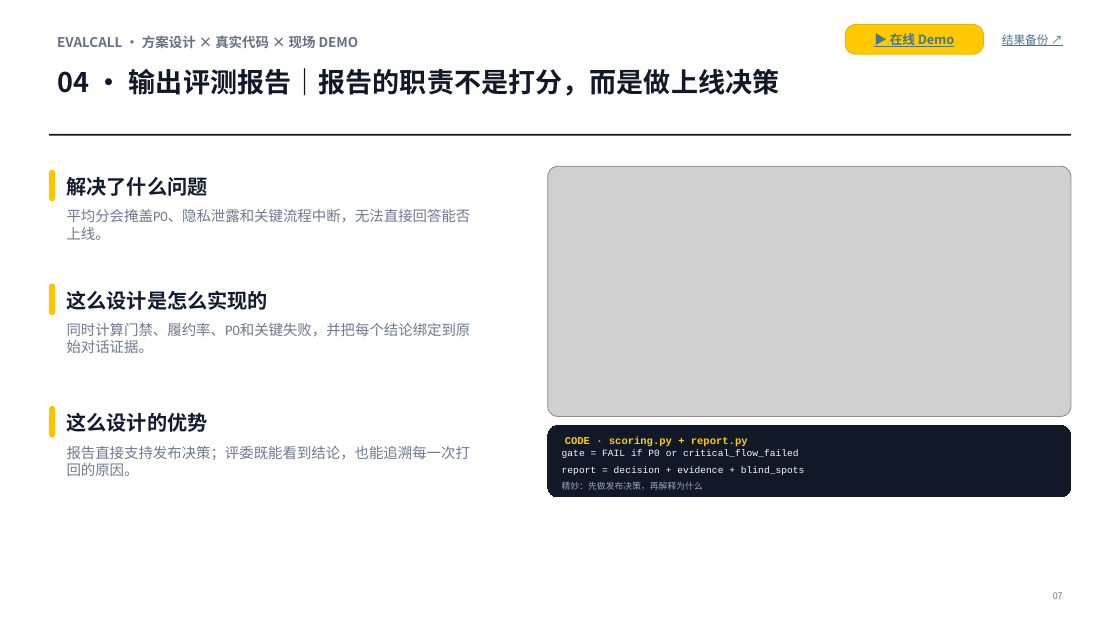
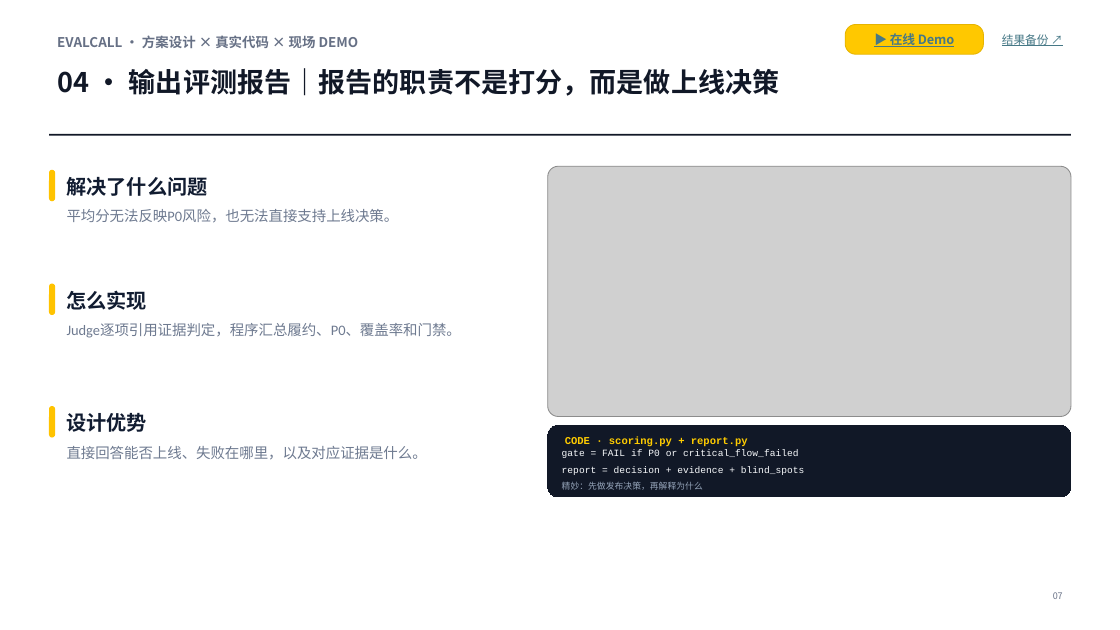
Before and after one commit to kaijie0074-art/evalcall, a slide deck: slide 7 of submission/EvalCall决赛提交包-20260715/01_EvalCall决赛PPT-最终提交版.pptx. Drawn at 1120x630 pixels with LibreOffice and Linux fonts; fonts in the diff are those of the drawing; grey boxes stand for pictures. Boxes give left, top, right and bottom in pixels: in the first picture for what was removed or moved away, otherwise in the second. Text is boxed around its words. In the diff, an @@ line names an element or a change of style, - is before the commit and + after.

```diff
--- a/submission/EvalCall决赛提交包-20260715/01_EvalCall决赛PPT-最终提交版.pptx
+++ b/submission/EvalCall决赛提交包-20260715/01_EvalCall决赛PPT-最终提交版.pptx
@@ text at [67,209,399,223]: text changed @@
-平均分会掩盖P0、隐私泄露和关键流程中断，无法直接回答能否上线。
+平均分无法反映P0风险，也无法直接支持上线决策。
@@ text at [67,290,148,310]: text changed @@
-这么设计是怎么实现的
+怎么实现
@@ text at [67,323,461,338]: text changed @@
-同时计算门禁、履约率、P0和关键失败，并把每个结论绑定到原始对话证据。
+Judge逐项引用证据判定，程序汇总履约、P0、覆盖率和门禁。
@@ text at [67,413,148,432]: text changed @@
-这么设计的优势
+设计优势
@@ text at [67,446,427,460]: text changed @@
-报告直接支持发布决策；评委既能看到结论，也能追溯每一次打回的原因。
+直接回答能否上线、失败在哪里，以及对应证据是什么。
```
Also in this commit, not shown: 5 other slides changed, 2 other files.
